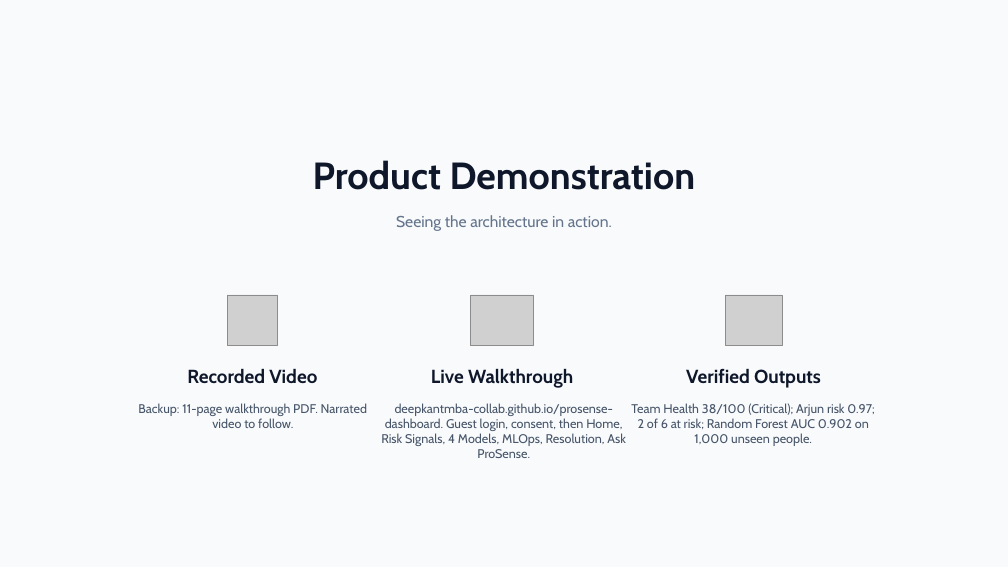
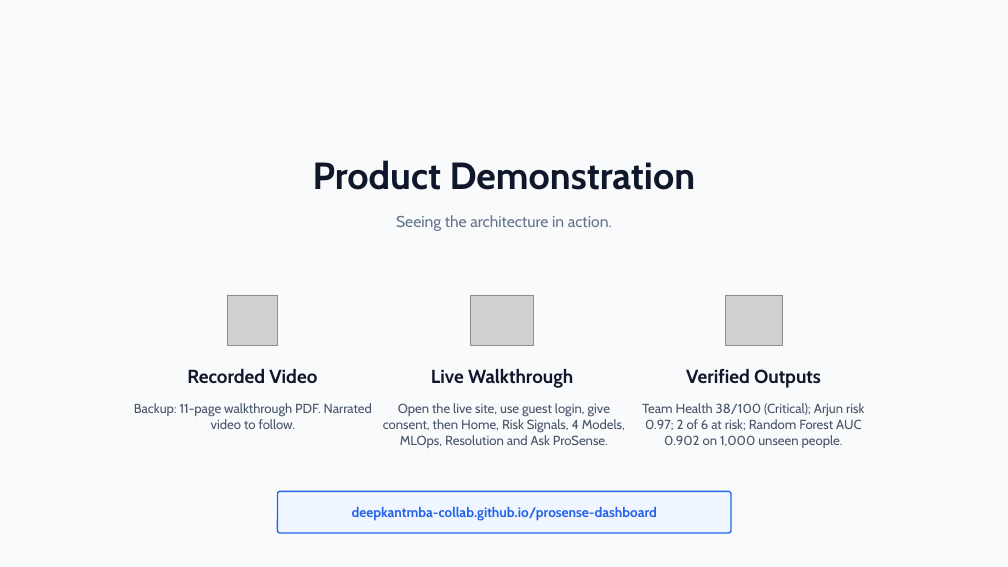
Before and after one commit to deepkantmba-collab/prosense-dashboard, a slide deck: slide 13 of deck/ProSense_AI_Capstone_Deck.pptx (slide 11 before the commit). Drawn at 1008x567 pixels with LibreOffice and Linux fonts; fonts in the diff are those of the drawing; grey boxes stand for pictures. Boxes give left, top, right and bottom in pixels: in the first picture for what was removed or moved away, otherwise in the second. Text is boxed around its words. In the diff, an @@ line names an element or a change of style, - is before the commit and + after.

```diff
--- a/deck/ProSense_AI_Capstone_Deck.pptx
+++ b/deck/ProSense_AI_Capstone_Deck.pptx
@@ text "Backup: 11-page walkthrough PDF. Narrated ..." at (134,403,372,429): size 12 to 12.5 pt @@
@@ text at (383,403,625,448): text changed; size 12 to 12.5 pt @@
-deepkantmba-collab.github.io/prosense-dashboard. Guest login, consent, then Home, Risk Signals, 4 Models, MLOps, Resolution, Ask ProSense.
+Open the live site, use guest login, give consent, then Home, Risk Signals, 4 Models, MLOps, Resolution and Ask ProSense.
@@ text "Team Health 38/100 (Critical); Arjun ..." at (642,403,864,448): size 12 to 12.5 pt @@
@@ rounded rectangle added at (278,492,731,533), fill #EFF6FF, outline #2563EB 1.25 pt @@
@@ text added at (352,506,657,521), 13 pt, text #2563EB, bold @@
+deepkantmba-collab.github.io/prosense-dashboard
```
Also in this commit, not shown: 11 other slides changed, 4 slides added.
